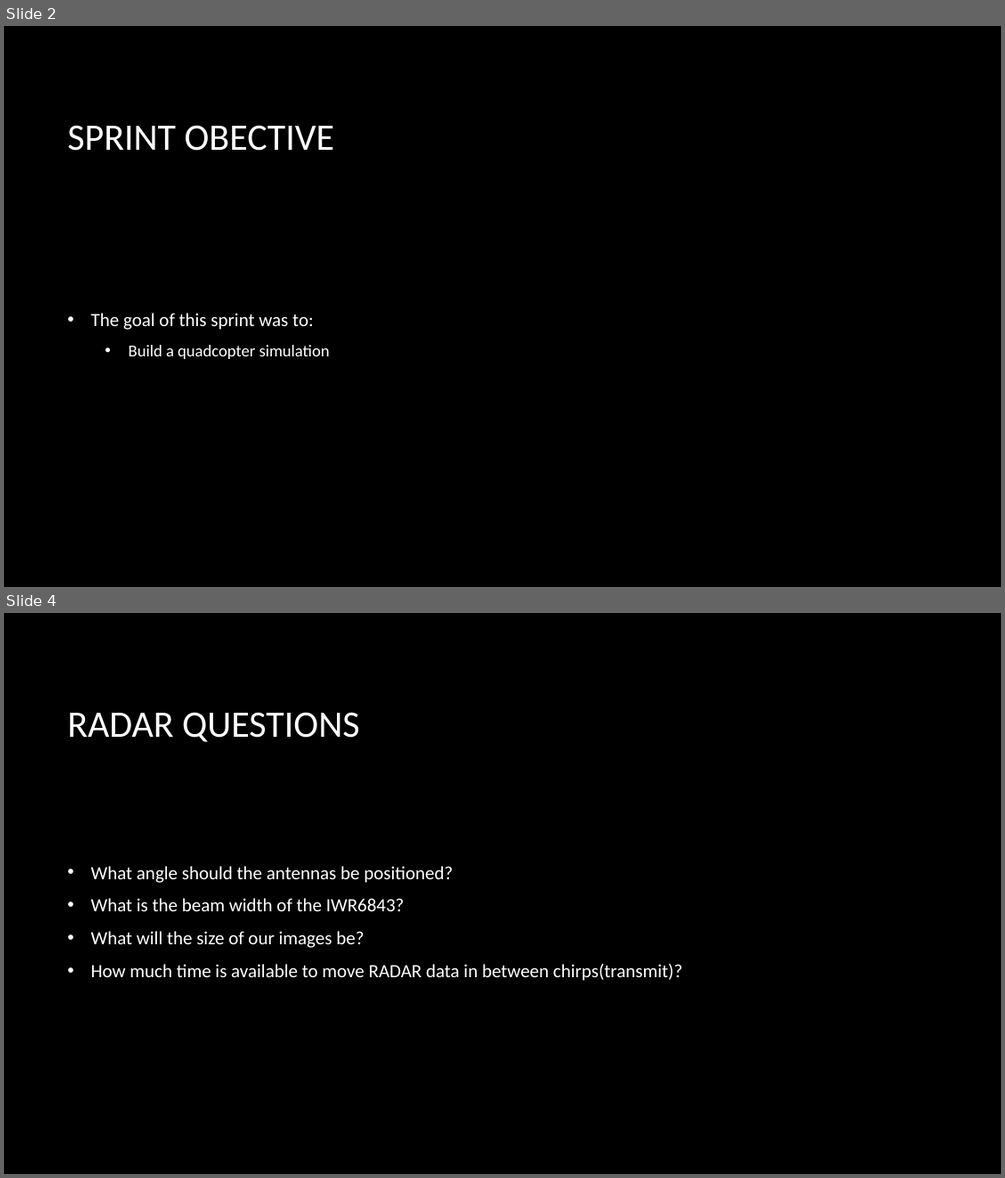
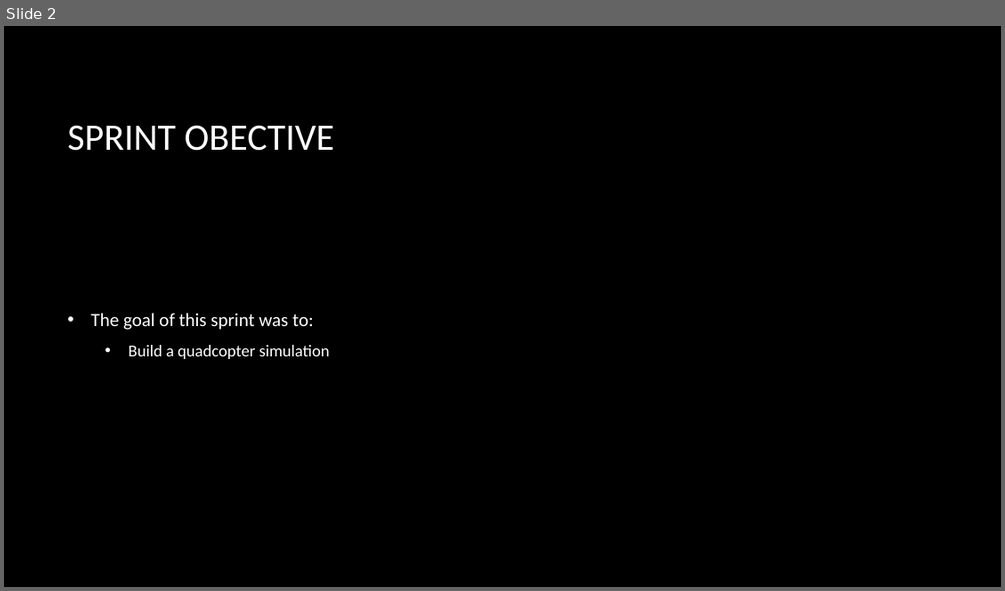
Before and after one commit to level2fast/uavsarlite-demo, a slide deck: UAVSAR LITE_Sprint3.pptx. Shown one above the other, each under a label of ours: slides 2 and 4 before the commit, slide 2 after it; the slides between them are not shown. The pictures are 1005x1178 and 1005x591 pixels, drawn with LibreOffice and Linux fonts; fonts in the diff are those of the drawing; background and template pictures are left out. Boxes give left, top, right and bottom in pixels: in the first picture for what was removed or moved away, otherwise in the second. Text is boxed around its words. In the diff, an @@ line names an element or a change of style, - is before the commit and + after.

```diff
--- a/UAVSAR LITE_Sprint3.pptx
+++ b/UAVSAR LITE_Sprint3.pptx
@@ slide 4 removed at box(4, 613, 1001, 1174), background picture (left out) @@
@@ title removed at box(67, 712, 359, 742) @@
-RADAR QUESTIONS
@@ text removed at box(91, 866, 682, 981) @@
-• What angle should the antennas be positioned?
-• What is the beam width of the IWR6843?
-• What will the size of our images be?
-• How much time is available to move RADAR data in between chirps(transmit)?
```
Also in this commit, not shown: 1 other slide removed, 4 other files.
